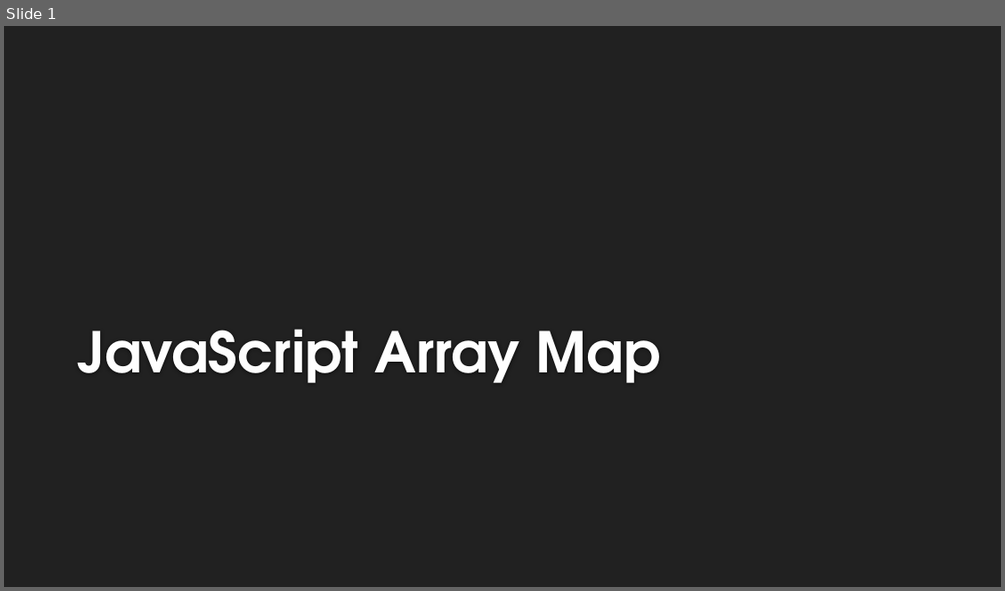
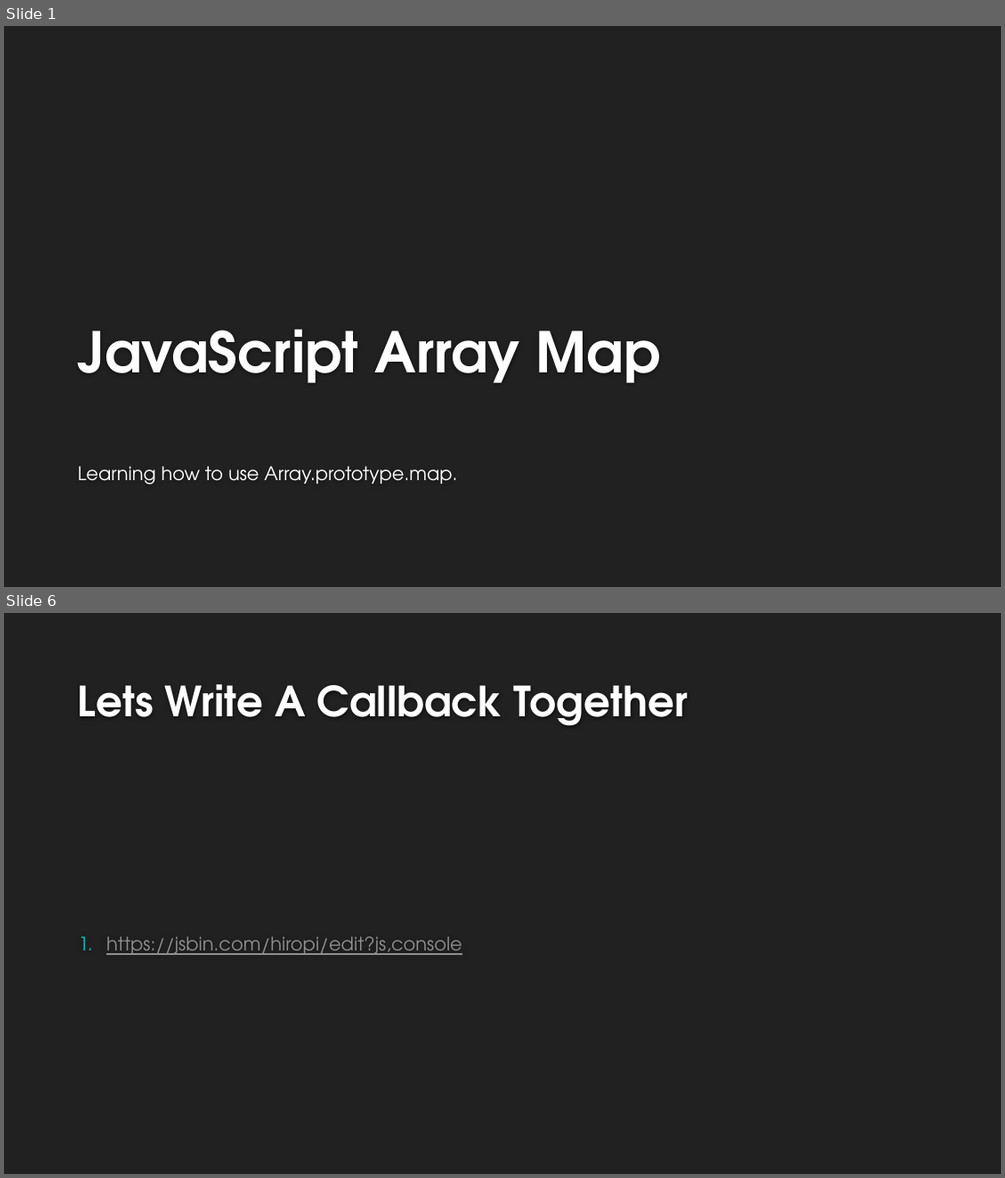
Before and after one commit to ericglasser/javascript-array-map-lesson, a slide deck: javascript-map-array-lesson.pptx. Shown one above the other, each under a label of ours: slide 1 before the commit, slides 1 and 6 after it; the slides between them are not shown. The pictures are 1005x591 and 1005x1178 pixels, drawn with LibreOffice and Linux fonts; fonts in the diff are those of the drawing; background and template pictures are left out. Boxes give left, top, right and bottom in pixels: in the first picture for what was removed or moved away, otherwise in the second. Text is boxed around its words. In the diff, an @@ line names an element or a change of style, - is before the commit and + after.

```diff
--- a/javascript-map-array-lesson.pptx
+++ b/javascript-map-array-lesson.pptx
@@ slide 6 added at <box>4,613,1001,1174</box>, background #212121 @@
@@ title added at <box>78,684,688,726</box>, 40 pt, text #FEFEFE, bold @@
+Lets Write A Callback Together
@@ text added at <box>106,936,462,955</box>, 18 pt, text #8F8F8F, underline @@
+1. https://jsbin.com/hiropi/edit?js,console
@@ slide 1 changed as well @@
@@ subtitle added at <box>78,466,457,484</box>, 18 pt, text #FFFFFF @@
+Learning how to use Array.prototype.map.
```
Also in this commit, not shown: 10 other slides added, 1 slide removed, 1 other file.
